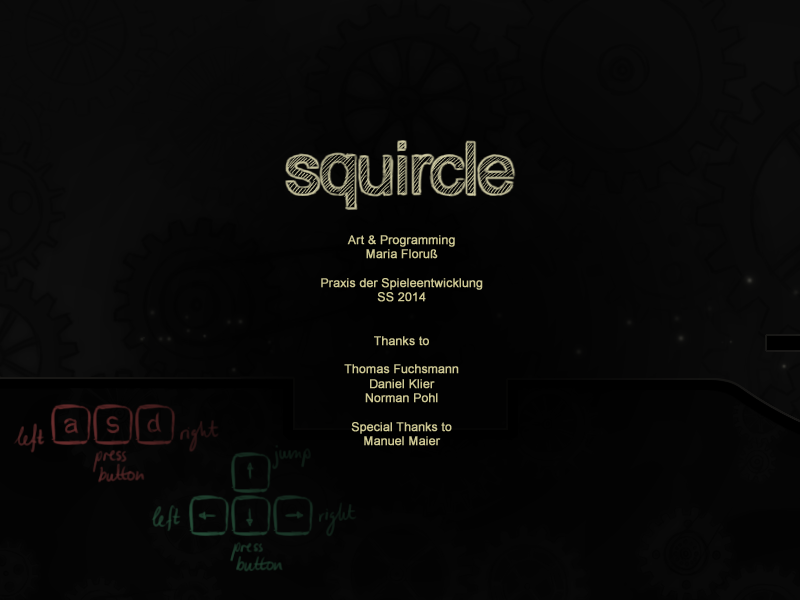
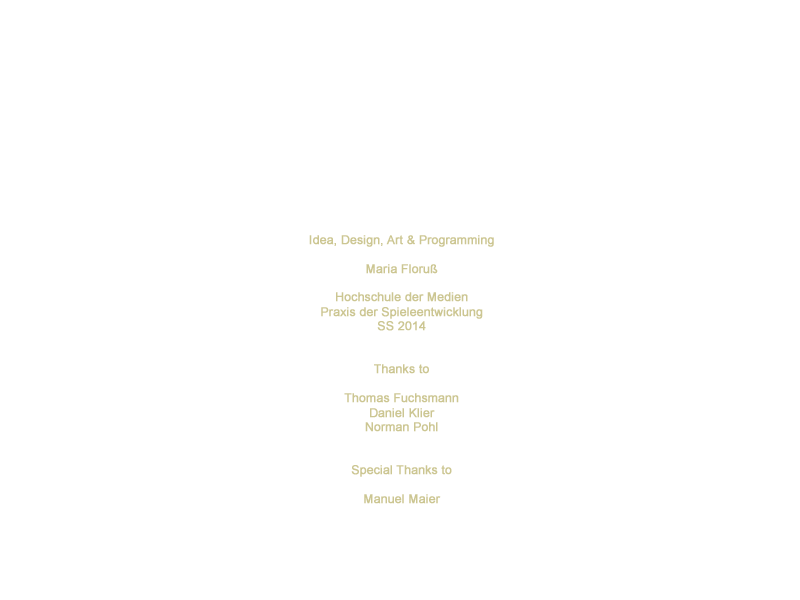
Revision of a layered 800 x 600 image; what changed, layer by layer:
renamed "Art & Programming Maria Floruß Praxis der Spieleentwicklung SS" to "Idea, Design, Art & Programming Maria Floruß Hochschule der M", painted on it over [309, 235, 494, 504]
hid "Ebene 4 Kopie" over [285, 140, 516, 210]
hid "Ebene 9" over [11, 0, 800, 600]
hid "Ebene 1" over [0, 0, 800, 600]
hid "Ebene 5" over [0, 0, 800, 600]
